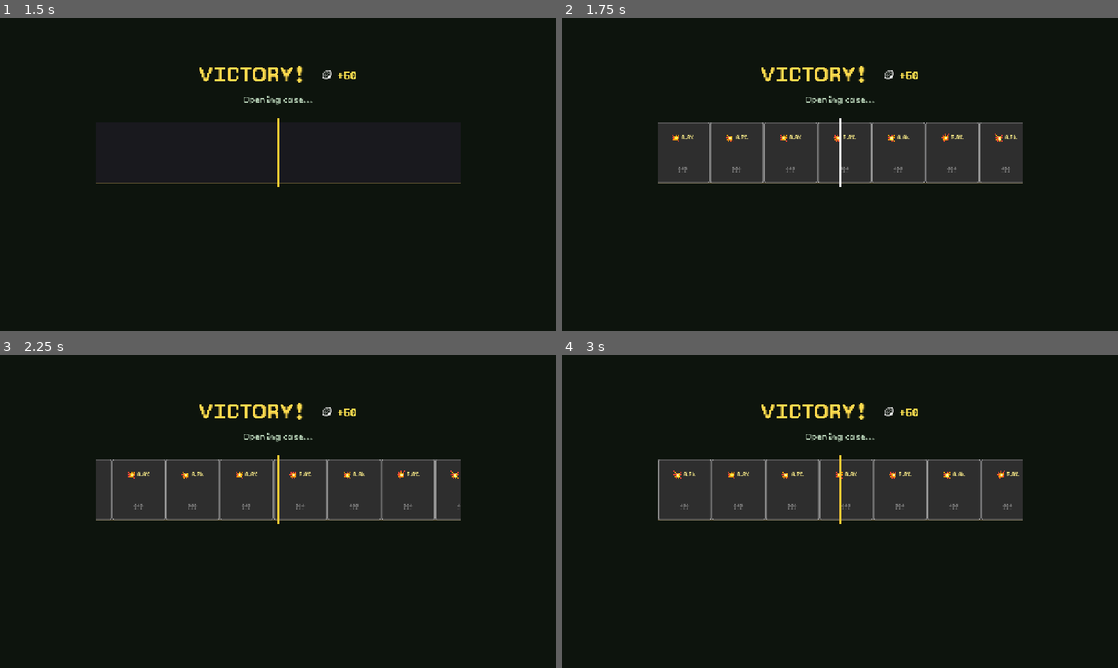
Above: before the commit, frames 1-4 (two rows, left to right).
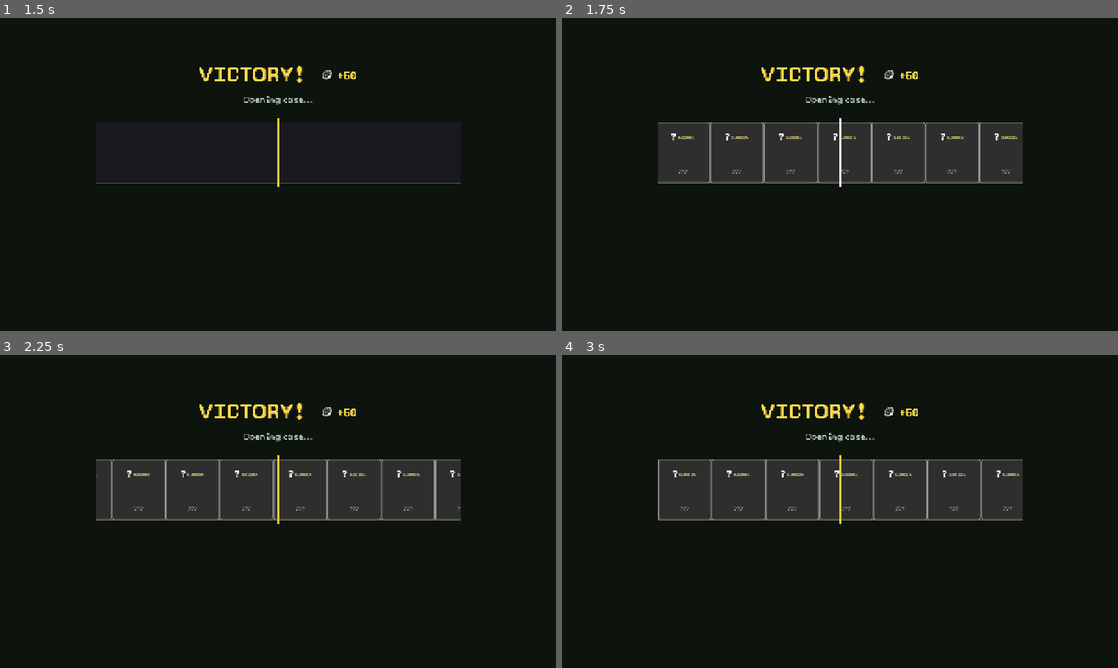
Above: after the commit, the same moments.

Repository: gdg-gdg/goldworm
Game: Godot game, scene res://VictoryScreen.tscn
The game is run twice, just before and just after one commit, with the same random seed, the same clock (stepped at 60 frames per second) and the same inputs. This scene is started directly instead of the project's main scene.
Inputs (mouse positions are in pixels of both pictures, inside the frame that each line leads up to):
- Up to frame 1 (1.5 s): click (211, 155) at 0.5 s; tap Enter at 1.25 s; move the mouse to (400, 158) at 1.27 s; tap R at 1.35 s
- Up to frame 2 (1.75 s): no input
- Up to frame 3 (2.25 s): move the mouse to (166, 527) at 2.02 s; tap R at 2.1 s
- Up to frame 4 (3 s): move the mouse to (895, 442) at 2.77 s; tap R at 2.85 s

Frame 1 is identical in both runs. In frame 2, 0.5% of the frame differs, in the area x 19-82%, y 36-50%; in frame 3, 0.4%; in frame 4, 0.5%, in the area x 19-83%, y 36-50%.

Commit message:
Integrate relics into case opening with accurate drop chances
- Add relics to loot pool in get_npc_loot_pool() from CosmeticDefs
- Roll relics using their actual drop_chance (1/400 to 1/4000)
- Display correct percentages in previews (e.g., 0.025% for 1/4000)
- Fix percentage formatting to show proper decimals for rare items
- Show slot emojis (👑🎒🧤📿👢) in case strip for cosmetics
- Fix relics appearing twice in drop previews (exclude from patterns)
- Shrink font for long percentage values to prevent cutoff
- Allow item names to wrap to 2 rows in case strips
- Add debug +10k coins button in NPC menu (debug mode only)

Diff:
--- a/NPCMenu.gd
+++ b/NPCMenu.gd
@@ -126,6 +126,9 @@
 	bottom_hbox.add_child(collection_btn)
 
 func _create_coins_panel() -> Control:
+	var wrapper := HBoxContainer.new()
+	wrapper.add_theme_constant_override("separation", 8)
+
 	var panel := PanelContainer.new()
 	panel.custom_minimum_size = Vector2(140, 60)
 
@@ -151,7 +154,24 @@
 	Fonts.apply_body(coins_label, 26, Color(0.95, 0.85, 0.3))
 	hbox.add_child(coins_label)
 
-	return panel
+	wrapper.add_child(panel)
+
+	# Debug button to add coins
+	if SaveManager.debug_mode:
+		var debug_btn := Button.new()
+		debug_btn.text = "+10k"
+		debug_btn.custom_minimum_size = Vector2(50, 40)
+		Fonts.apply_button(debug_btn, 12)
+		debug_btn.add_theme_color_override("font_color", Color(1.0, 0.8, 0.2))
+		debug_btn.pressed.connect(_on_debug_add_coins)
+		wrapper.add_child(debug_btn)
+
+	return wrapper
+
+func _on_debug_add_coins() -> void:
+	SaveManager.add_coins(10000)
+	if coins_label:
+		coins_label.text = str(SaveManager.get_coins())
 
 func _create_stats_panel() -> Control:
 	var panel := PanelContainer.new()
@@ -677,14 +697,15 @@
 	items_vbox.add_theme_constant_override("separation", 8)
 	scroll.add_child(items_vbox)
 
-	# Group items by type
+	# Group items by type (exclude cosmetics - they're shown in Relics section)
 	var worms: Array = []
 	var patterns: Array = []
 	for item in loot_pool:
 		if item["type"] == "worm":
 			worms.append(item)
-		else:
+		elif item["type"] == "pattern":
 			patterns.append(item)
+		# cosmetics handled separately via get_npc_relic_info
 
 	# Show worms
 	if worms.size() > 0:
@@ -806,27 +827,36 @@
 	var relic_name: String = relic.get("name", "???")
 	var slot: String = relic.get("slot", "")
 	var bonus: String = relic.get("bonus", "")
-	var odds: int = relic.get("odds", 0)
 	var is_owned: bool = relic.get("owned", false)
 	var rarity_color := Color(0.4, 0.9, 0.6)
+	var chance: float = current_drops_chances.get(relic_name, 0.0)
 
 	# Left margin spacer
 	var spacer := Control.new()
 	spacer.custom_minimum_size.x = 8
 	row.add_child(spacer)
 
-	# Odds display (1 in X)
-	var odds_label := Label.new()
-	odds_label.text = "1/%d" % odds if odds > 0 else "???"
-	odds_label.custom_minimum_size.x = 50
-	odds_label.horizontal_alignment = HORIZONTAL_ALIGNMENT_RIGHT
-	Fonts.apply_body(odds_label, 12, Color(0.6, 0.6, 0.7))
-	row.add_child(odds_label)
+	# Percentage chance (matching worm/pattern format)
+	var chance_label := Label.new()
+	var chance_font_size := 12
+	if chance >= 1.0:
+		chance_label.text = "%.1f%%" % chance
+	elif chance >= 0.1:
+		chance_label.text = "%.2f%%" % chance
+	elif chance >= 0.01:
+		chance_label.text = "%.3f%%" % chance
+	else:
+		chance_label.text = "%.4f%%" % chance
+		chance_font_size = 10  # Shrink for long decimals
+	chance_label.custom_minimum_size.x = 60
+	chance_label.horizontal_alignment = HORIZONTAL_ALIGNMENT_RIGHT
+	Fonts.apply_body(chance_label, chance_font_size, Color(0.7, 0.7, 0.5))
+	row.add_child(chance_label)
 
 	# Slot icon
 	var slot_icons := {"hat": "👑", "back": "🎒", "hands": "🧤", "neck": "📿", "feet": "👢"}
 	var slot_label := Label.new()
-	slot_label.text = slot_icons.get(slot, "❓")
+	slot_label.text = slot_icons.get(slot, "💎")
 	slot_label.add_theme_font_size_override("font_size", 16)
 	slot_label.custom_minimum_size.x = 24
 	row.add_child(slot_label)
--- a/VictoryScreen.gd
+++ b/VictoryScreen.gd
@@ -322,14 +322,15 @@
 	Fonts.apply_title(title, 18)
 	vbox.add_child(title)
 
-	# Group items by type
+	# Group items by type (exclude cosmetics - they're shown in Relics section)
 	var worms: Array = []
 	var patterns: Array = []
 	for item in loot_pool:
 		if item["type"] == "worm":
 			worms.append(item)
-		else:
+		elif item["type"] == "pattern":
 			patterns.append(item)
+		# cosmetics handled separately via get_npc_relic_info
 
 	# Show worms section
 	if worms.size() > 0:
@@ -430,9 +431,9 @@
 func _create_relic_contents_row(relic: Dictionary) -> HBoxContainer:
 	var relic_name: String = relic.get("name", "???")
 	var slot: String = relic.get("slot", "")
-	var odds: int = relic.get("odds", 0)
 	var is_owned: bool = relic.get("owned", false)
 	var rarity_color := Color(0.4, 0.9, 0.6)
+	var chance: float = loot_chances.get(relic_name, 0.0)
 
 	var row := HBoxContainer.new()
 	row.add_theme_constant_override("separation", 6)
@@ -445,26 +446,35 @@
 	spacer.custom_minimum_size.x = 4
 	row.add_child(spacer)
 
-	# Odds display (1 in X)
-	var odds_label := Label.new()
-	odds_label.text = "1/%d" % odds if odds > 0 else "???"
-	odds_label.custom_minimum_size.x = 40
-	odds_label.horizontal_alignment = HORIZONTAL_ALIGNMENT_RIGHT
-	Fonts.apply_body(odds_label, 10, Color(0.6, 0.6, 0.7))
-	row.add_child(odds_label)
+	# Percentage chance (matching worm/pattern format)
+	var chance_label := Label.new()
+	var chance_font_size := 11
+	if chance >= 1.0:
+		chance_label.text = "%.1f%%" % chance
+	elif chance >= 0.1:
+		chance_label.text = "%.2f%%" % chance
+	elif chance >= 0.01:
+		chance_label.text = "%.3f%%" % chance
+	else:
+		chance_label.text = "%.4f%%" % chance
+		chance_font_size = 9  # Shrink for long decimals
+	chance_label.custom_minimum_size.x = 50
+	chance_label.horizontal_alignment = HORIZONTAL_ALIGNMENT_RIGHT
+	Fonts.apply_body(chance_label, chance_font_size, Color(0.7, 0.7, 0.5))
+	row.add_child(chance_label)
 
 	# Slot icon
 	var slot_icons := {"hat": "👑", "back": "🎒", "hands": "🧤", "neck": "📿", "feet": "👢"}
 	var slot_label := Label.new()
-	slot_label.text = slot_icons.get(slot, "❓")
+	slot_label.text = slot_icons.get(slot, "💎")
 	slot_label.add_theme_font_size_override("font_size", 14)
-	slot_label.custom_minimum_size.x = 20
+	slot_label.custom_minimum_size.x = 24
 	row.add_child(slot_label)
 
 	# Name (truncated if needed)
 	var name_label := Label.new()
 	name_label.text = relic_name
-	name_label.custom_minimum_size.x = 120
+	name_label.custom_minimum_size.x = 115
 	name_label.clip_text = true
 	if is_owned:
 		Fonts.apply_body(name_label, 11, rarity_color.darkened(0.4))
@@ -528,10 +538,14 @@
 		container.add_child(rect)
 
 func _is_item_owned(item: Dictionary) -> bool:
-	if item.get("type") == "worm":
+	var item_type: String = item.get("type", "")
+	if item_type == "worm":
 		return SaveManager.has_worm(item.get("name", ""))
-	else:
+	elif item_type == "pattern":
 		return SaveManager.has_pattern(item.get("name", ""))
+	elif item_type == "cosmetic":
+		return SaveManager.has_cosmetic(item.get("name", ""))
+	return false
 
 func _set_button_hidden(btn: Button, hidden: bool) -> void:
 	btn.disabled = hidden
@@ -584,17 +598,30 @@
 
 	# Emoji icon - scale based on panel size
 	var icon := Label.new()
-	icon.text = "🐛" if item.get("type") == "worm" else "💥"
+	var item_type: String = item.get("type", "")
+	match item_type:
+		"worm": icon.text = "🐛"
+		"pattern": icon.text = "💥"
+		"cosmetic": icon.text = "💎"
+		_: icon.text = "❓"
 	var icon_size := 14 if custom_size.x < 100 else 20
 	icon.add_theme_font_size_override("font_size", icon_size)
 	top_row.add_child(icon)
 
 	var chance_label := Label.new()
+	var chance_font_size := 10 if custom_size.x < 100 else 12
 	if chance >= 10.0:
 		chance_label.text = "%d%%" % int(chance)
+	elif chance >= 1.0:
+		chance_label.text = "%.1f%%" % chance
+	elif chance >= 0.1:
+		chance_label.text = "%.2f%%" % chance
+	elif chance >= 0.01:
+		chance_label.text = "%.3f%%" % chance
+		chance_font_size = 8 if custom_size.x < 100 else 10  # Shrink for longer text
 	else:
-		chance_label.text = "%.1f%%" % chance
-	var chance_font_size := 10 if custom_size.x < 100 else 12
+		chance_label.text = "%.4f%%" % chance
+		chance_font_size = 7 if custom_size.x < 100 else 9  # Shrink more
 	Fonts.apply_body(chance_label, chance_font_size, Color(0.9, 0.85, 0.5))
 	top_row.add_child(chance_label)
 
@@ -606,14 +633,18 @@
 	vbox.add_child(shape_container)
 	_draw_shape_preview(shape_container, item, display_color)
 
-	# Name
+	# Name (allow 2 rows, shrink to fit)
 	var name_label := Label.new()
 	name_label.text = item_name
 	name_label.horizontal_alignment = HORIZONTAL_ALIGNMENT_CENTER
 	name_label.size_flags_horizontal = Control.SIZE_SHRINK_CENTER
-	name_label.clip_text = true
+	name_label.autowrap_mode = TextServer.AUTOWRAP_WORD_SMART
 	name_label.custom_minimum_size.x = custom_size.x - 8
+	name_label.max_lines_visible = 2
+	# Shrink font for longer names
 	var name_font_size := 9 if custom_size.x < 100 else 11
+	if item_name.length() > 12:
+		name_font_size = 7 if custom_size.x < 100 else 9
 	Fonts.apply_body(name_label, name_font_size, display_color)
 	vbox.add_child(name_label)
 
@@ -632,9 +663,27 @@
 	return panel
 
 func _draw_shape_preview(container: Control, item: Dictionary, color: Color) -> void:
+	var item_type: String = item.get("type", "")
+
+	# For cosmetics, show slot emoji instead of shape
+	if item_type == "cosmetic":
+		var cosmetic := CosmeticDefs.get_cosmetic(item.get("name", ""))
+		var slot: String = cosmetic.get("slot", "")
+		var slot_icons := {"hat": "👑", "back": "🎒", "hands": "🧤", "neck": "📿", "feet": "👢"}
+
+		var emoji := Label.new()
+		emoji.text = slot_icons.get(slot, "💎")
+		emoji.add_theme_font_size_override("font_size", 32)
+		emoji.horizontal_alignment = HORIZONTAL_ALIGNMENT_CENTER
+		emoji.vertical_alignment = VERTICAL_ALIGNMENT_CENTER
+		emoji.set_anchors_preset(Control.PRESET_FULL_RECT)
+		emoji.position.y = -8  # Nudge up to center between top row and name
+		container.add_child(emoji)
+		return
+
 	var cells: Array = []
 
-	if item.get("type") == "worm":
+	if item_type == "worm":
 		var worm_def: Dictionary = WormDefs.WORMS.get(item.get("name", ""), {})
 		cells = worm_def.get("cells", [])
 	else:
@@ -1016,11 +1065,14 @@
 
 func _save_unlock() -> void:
 	var rarity: String = loot_item.get("rarity", "common")
-
-	if loot_item.get("type") == "worm":
+	var item_type: String = loot_item.get("type", "")
+
+	if item_type == "worm":
 		SaveManager.unlock_worm(loot_item["name"], rarity)
-	else:
+	elif item_type == "pattern":
 		SaveManager.unlock_pattern(loot_item["name"], rarity)
+	elif item_type == "cosmetic":
+		SaveManager.unlock_cosmetic(loot_item["name"], false)
 
 func _on_continue() -> void:
 	# Reset fast play mode when leaving
--- a/npc_defs.gd
+++ b/npc_defs.gd
@@ -166,6 +166,15 @@
 				"rarity": pattern.get("rarity", "common")
 			})
 
+	# Add relics from this NPC
+	var relics := CosmeticDefs.get_npc_relics(npc_id)
+	for relic in relics:
+		items.append({
+			"type": "cosmetic",
+			"name": relic["name"],
+			"rarity": "relic"
+		})
+
 	return items
 
 static func get_all_items_before_npc(npc_id: String) -> Array:
@@ -259,22 +268,46 @@
 
 static func roll_loot(npc_id: String) -> Dictionary:
 	## Roll for a random item from an NPC's loot pool
-	## Returns { type: "worm"|"pattern", name: String, rarity: String, is_new: bool, is_shiny: bool }
+	## Returns { type: "worm"|"pattern"|"cosmetic", name: String, rarity: String, is_new: bool, is_shiny: bool }
+	## Relics use their actual drop_chance from CosmeticDefs
 	var pool := get_npc_loot_pool(npc_id)
 	if pool.is_empty():
 		return {}
 
-	# Weight by rarity (rarer = lower chance but still possible)
-	var weighted_pool: Array = []
-	for item in pool:
-		var weight := _get_rarity_weight(item["rarity"])
-		for i in range(weight):
-			weighted_pool.append(item)
-
-	if weighted_pool.is_empty():
-		weighted_pool = pool  # Fallback
-
-	var item: Dictionary = weighted_pool[randi() % weighted_pool.size()]
+	var item: Dictionary = {}
+
+	# First, try rolling for relics using their actual drop_chance
+	var roll := randf()
+	var cumulative := 0.0
+	for pool_item in pool:
+		if pool_item.get("type") == "cosmetic":
+			var cosmetic := CosmeticDefs.get_cosmetic(pool_item["name"])
+			var drop_chance: float = cosmetic.get("drop_chance", 0.0)
+			cumulative += drop_chance
+			if roll < cumulative:
+				item = pool_item
+				break
+
+	# If no relic hit, roll from the weighted non-relic pool
+	if item.is_empty():
+		var weighted_pool: Array = []
+		for pool_item in pool:
+			if pool_item.get("type") != "cosmetic":
+				var weight := _get_rarity_weight(pool_item["rarity"])
+				for i in range(weight):
+					weighted_pool.append(pool_item)
+
+		if weighted_pool.is_empty():
+			# Fallback to any non-cosmetic item
+			for pool_item in pool:
+				if pool_item.get("type") != "cosmetic":
+					weighted_pool.append(pool_item)
+
+		if not weighted_pool.is_empty():
+			item = weighted_pool[randi() % weighted_pool.size()]
+
+	if item.is_empty():
+		return {}
 
 	# Check if it's new
 	var is_new := false
@@ -282,6 +315,8 @@
 		is_new = not SaveManager.has_worm(item["name"])
 	elif item["type"] == "pattern":
 		is_new = not SaveManager.has_pattern(item["name"])
+	elif item["type"] == "cosmetic":
+		is_new = not SaveManager.has_cosmetic(item["name"])
 
 	# Roll for shiny (1 in 100)
 	var is_shiny := SaveManager.roll_shiny()
@@ -304,7 +339,7 @@
 		"epic": return 7
 		"legendary": return 3
 		"mythic": return 1
-		"relic": return 0  # Relics use separate drop system
+		"relic": return 1  # Same rarity as mythic - ultra rare
 	return 20
 
 static func roll_relic_drop(npc_id: String) -> Dictionary:
@@ -355,32 +390,43 @@
 static func get_loot_chances(npc_id: String) -> Dictionary:
 	## Calculate drop chance percentage for each item in the loot pool
 	## Returns { "item_name": percentage }
+	## Relics use their actual drop_chance from CosmeticDefs
 	var pool := get_npc_loot_pool(npc_id)
 	if pool.is_empty():
 		return {}
 
-	# Calculate total weight
+	# First, sum up relic drop chances (these are fixed probabilities)
+	var total_relic_chance := 0.0
+	var relic_chances: Dictionary = {}
+	for item in pool:
+		if item.get("type") == "cosmetic":
+			var cosmetic := CosmeticDefs.get_cosmetic(item["name"])
+			var drop_chance: float = cosmetic.get("drop_chance", 0.0)
+			relic_chances[item["name"]] = drop_chance
+			total_relic_chance += drop_chance
+
+	# Remaining probability goes to non-relic items
+	var non_relic_probability := 1.0 - total_relic_chance
+
+	# Calculate total weight for non-relic items
 	var total_weight := 0.0
 	for item in pool:
-		total_weight += float(_get_rarity_weight(item["rarity"]))
-
-	if total_weight == 0.0:
-		return {}
-
-	# Calculate percentage for each item
+		if item.get("type") != "cosmetic":
+			total_weight += float(_get_rarity_weight(item["rarity"]))
+
+	# Build the chances dictionary
 	var chances: Dictionary = {}
-	var running_total := 0.0
-	var last_item_name := ""
-
-	for item in pool:
-		var weight := float(_get_rarity_weight(item["rarity"]))
-		var percentage := (weight / total_weight) * 100.0
-		chances[item["name"]] = percentage
-		running_total += percentage
-		last_item_name = item["name"]
-
-	# Fix floating point errors - adjust last item to ensure exact 100%
-	if last_item_name != "" and abs(running_total - 100.0) < 1.0:
-		chances[last_item_name] += (100.0 - running_total)
+
+	# Add relic chances (as percentages)
+	for relic_name in relic_chances:
+		chances[relic_name] = relic_chances[relic_name] * 100.0
+
+	# Add non-relic chances (share the remaining probability by weight)
+	if total_weight > 0.0:
+		for item in pool:
+			if item.get("type") != "cosmetic":
+				var weight := float(_get_rarity_weight(item["rarity"]))
+				var percentage := (weight / total_weight) * non_relic_probability * 100.0
+				chances[item["name"]] = percentage
 
 	return chances
